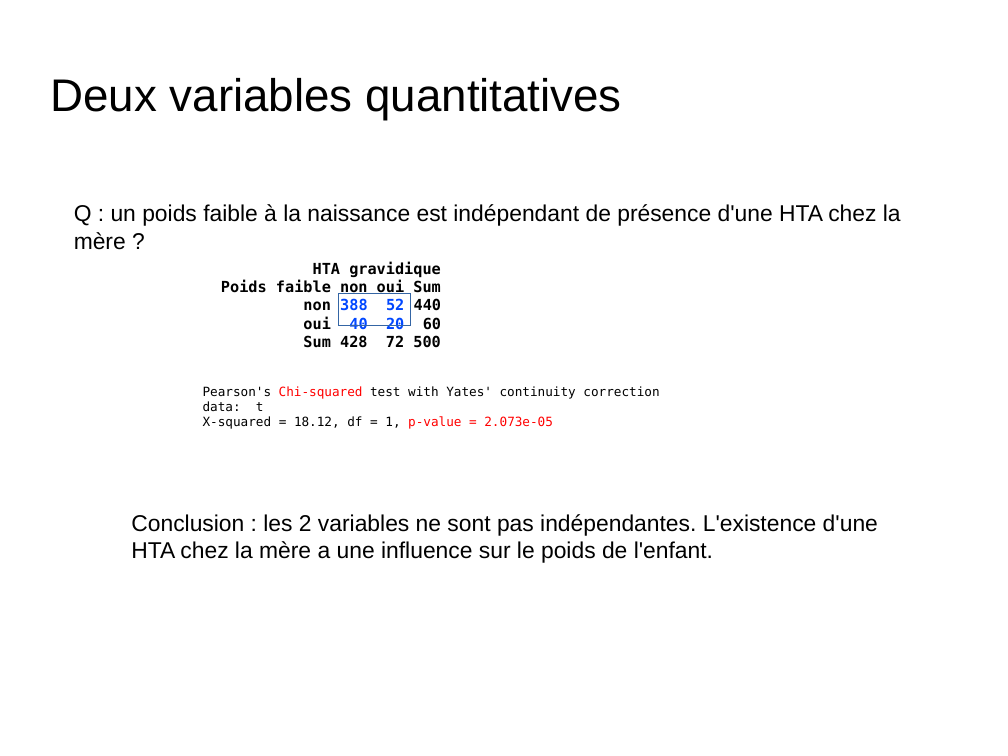
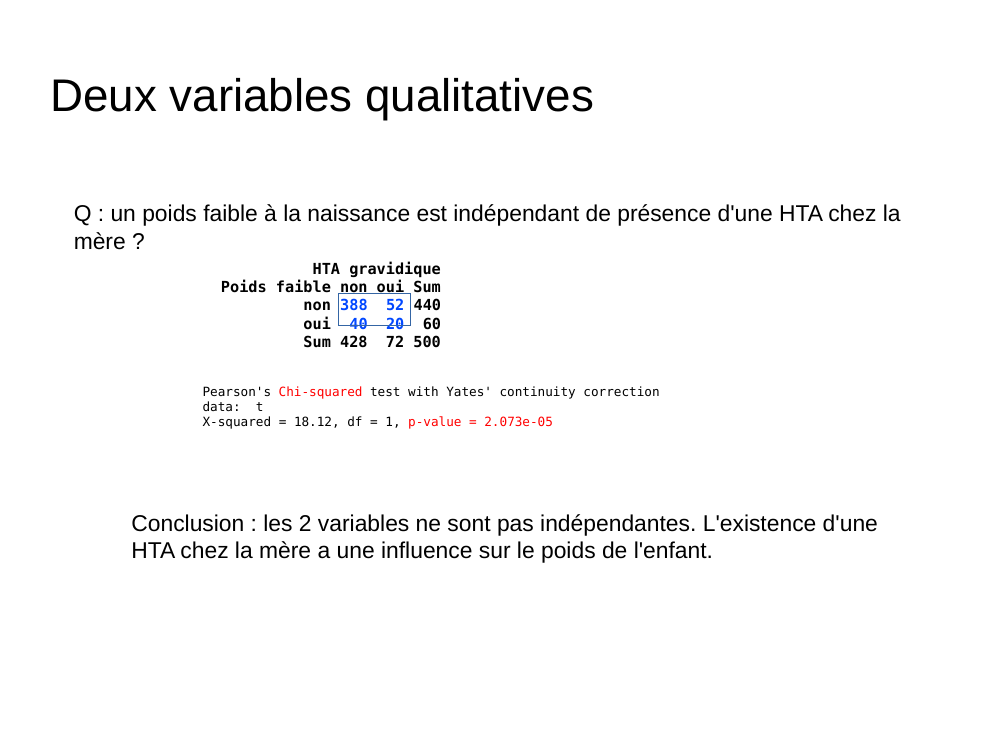
Before and after one commit to jcrb/Cours-Stat, a slide deck: slide 44 of IFSI/stat_et_ IFSI.odp (slide 43 before the commit). Drawn at 1008x756 pixels with LibreOffice and Linux fonts; fonts in the diff are those of the drawing; background and template pictures are left out. Boxes give left, top, right and bottom in pixels: in the first picture for what was removed or moved away, otherwise in the second. Text is boxed around its words. In the diff, an @@ line names an element or a change of style, - is before the commit and + after.

```diff
--- a/IFSI/stat_et_ IFSI.odp
+++ b/IFSI/stat_et_ IFSI.odp
@@ title at (50,78,594,121): text changed @@
-Deux variables quantitatives
+Deux variables qualitatives
```
Also in this commit, not shown: 4 other slides changed, 3 slides added, 10 other files.
